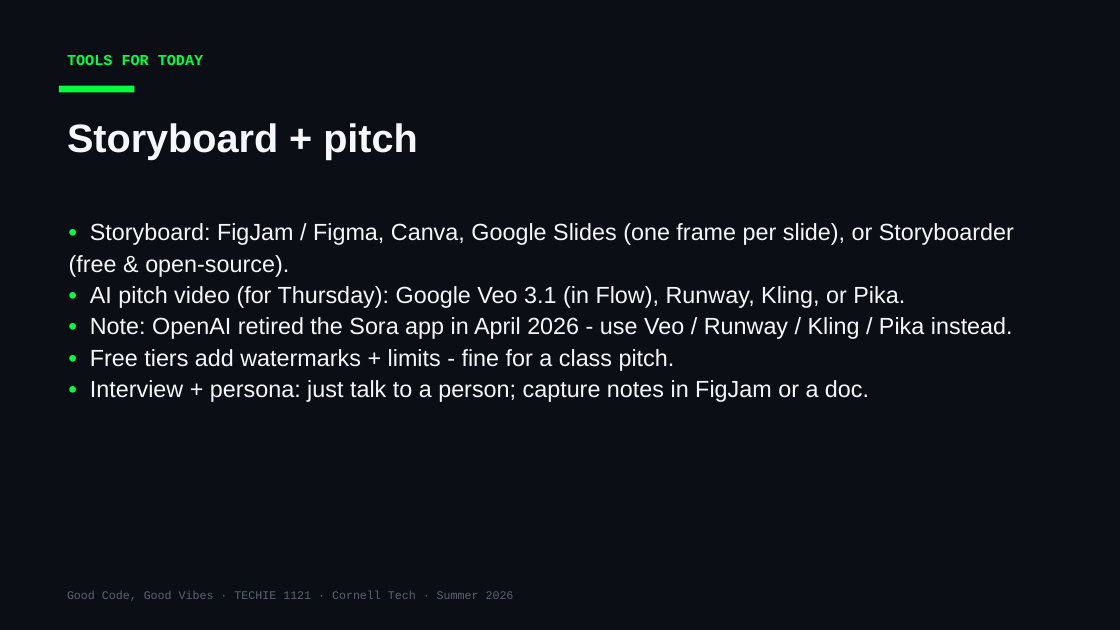
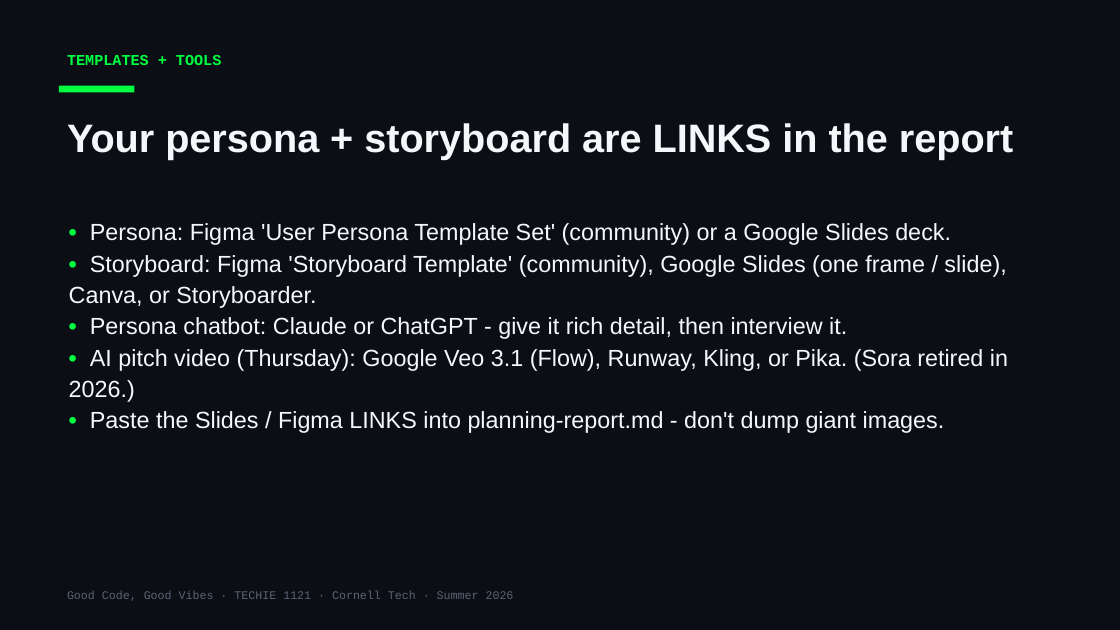
Before and after one commit to Cornell-Tech-Vibe-Coding-Summer-2026/website, a slide deck: slide 9 of slides/Week3-Wed-Working-Day.pptx (slide 12 before the commit). Drawn at 1120x630 pixels with LibreOffice and Linux fonts; fonts in the diff are those of the drawing. Boxes give left, top, right and bottom in pixels: in the first picture for what was removed or moved away, otherwise in the second. Text is boxed around its words. In the diff, an @@ line names an element or a change of style, - is before the commit and + after.

```diff
--- a/slides/Week3-Wed-Working-Day.pptx
+++ b/slides/Week3-Wed-Working-Day.pptx
@@ text at box(67, 55, 221, 65): text changed @@
-TOOLS FOR TODAY
+TEMPLATES + TOOLS
@@ text at box(67, 123, 1013, 160): text changed @@
-Storyboard + pitch
+Your persona + storyboard are LINKS in the report
@@ text at box(69, 223, 1008, 433): text changed @@
-• Storyboard: FigJam / Figma, Canva, Google Slides (one frame per slide), or Storyboarder (free & open-source).
-• AI pitch video (for Thursday): Google Veo 3.1 (in Flow), Runway, Kling, or Pika.
-• Note: OpenAI retired the Sora app in April 2026 - use Veo / Runway / Kling / Pika instead.
-• Free tiers add watermarks + limits - fine for a class pitch.
-• Interview + persona: just talk to a person; capture notes in FigJam or a doc.
+• Persona: Figma 'User Persona Template Set' (community) or a Google Slides deck.
+• Storyboard: Figma 'Storyboard Template' (community), Google Slides (one frame / slide), Canva, or Storyboarder.
+• Persona chatbot: Claude or ChatGPT - give it rich detail, then interview it.
+• AI pitch video (Thursday): Google Veo 3.1 (Flow), Runway, Kling, or Pika. (Sora retired in 2026.)
+• Paste the Slides / Figma LINKS into planning-report.md - don't dump giant images.
```
Also in this commit, not shown: 6 other slides changed, 3 slides removed, 1 other file.
